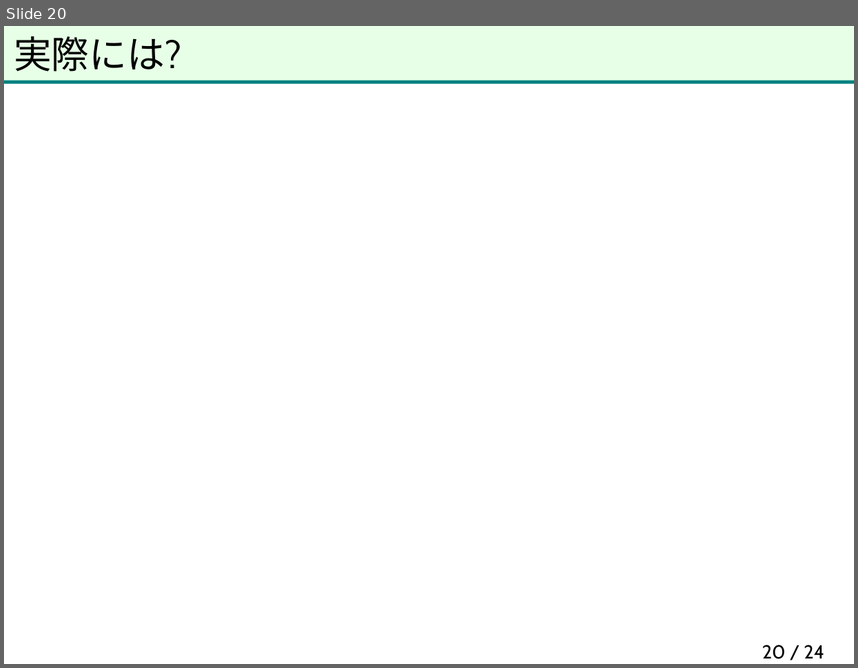
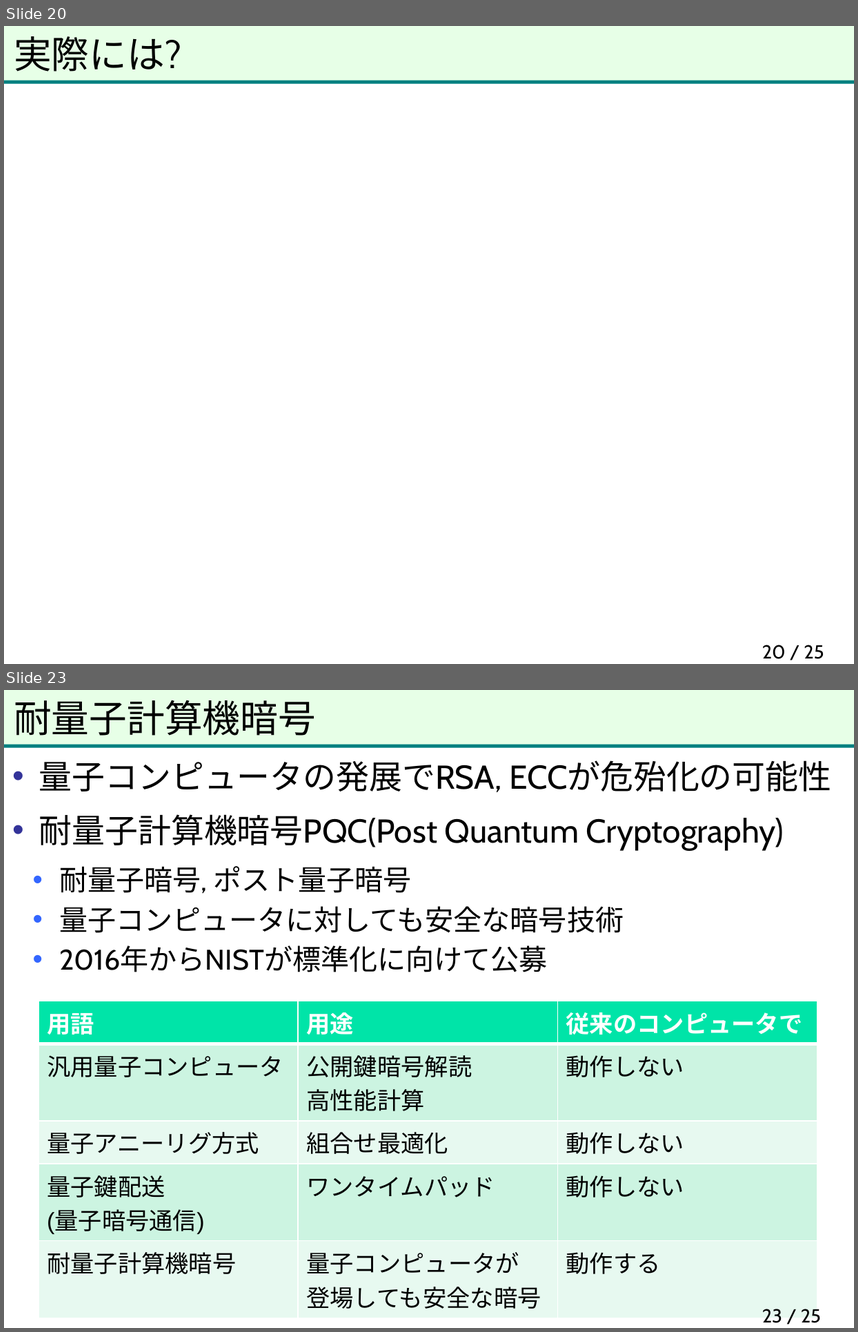
Before and after one commit to herumi/anninbon, a slide deck: lec/anninbon12.pptx. Shown one above the other, each under a label of ours: slide 20 before the commit, slides 20 and 23 after it; the slides between them are not shown. The pictures are 858x668 and 858x1332 pixels, drawn with LibreOffice and Linux fonts; fonts in the diff are those of the drawing; background and template pictures are left out. Boxes give left, top, right and bottom in pixels: in the first picture for what was removed or moved away, otherwise in the second. Text is boxed around its words. In the diff, an @@ line names an element or a change of style, - is before the commit and + after.

```diff
--- a/lec/anninbon12.pptx
+++ b/lec/anninbon12.pptx
@@ slide 23 added at [4,690,854,1328], background #FFFFFF; not listed: 2 template elements that a slide beside it also shows @@
@@ title added at [14,700,316,736], 32 pt, text #000000 @@
+耐量子計算機暗号
@@ text added at [39,760,831,972], 28 pt, text #000000 @@
+• 量子コンピュータの発展でRSA, ECCが危殆化の可能性
+• 耐量子計算機暗号PQC(Post Quantum Cryptography)
+  • 耐量子暗号, ポスト量子暗号
+  • 量子コンピュータに対しても安全な暗号技術
+  • 2016年からNISTが標準化に向けて公募
@@ table added at [38,1000,816,1311], 5 rows, 3 columns @@
+用語 | 用途 | 従来のコンピュータで
+汎用量子コンピュータ | 公開鍵暗号解読 / 高性能計算 | 動作しない
+量子アニーリグ方式 | 組合せ最適化 | 動作しない
+量子鍵配送 (量子暗号通信) | ワンタイムパッド | 動作しない
+耐量子計算機暗号 | 量子コンピュータが / 登場しても安全な暗号 | 動作する
@@ page number added at [762,1308,821,1323], 16 pt, text #000000 @@
+23 / 25
@@ page number at [762,644,824,659]: text changed @@
-20 / 24
+20 / 25
```
Also in this commit, not shown: 2 slides changed, 4 other slides added, 1 other file.
